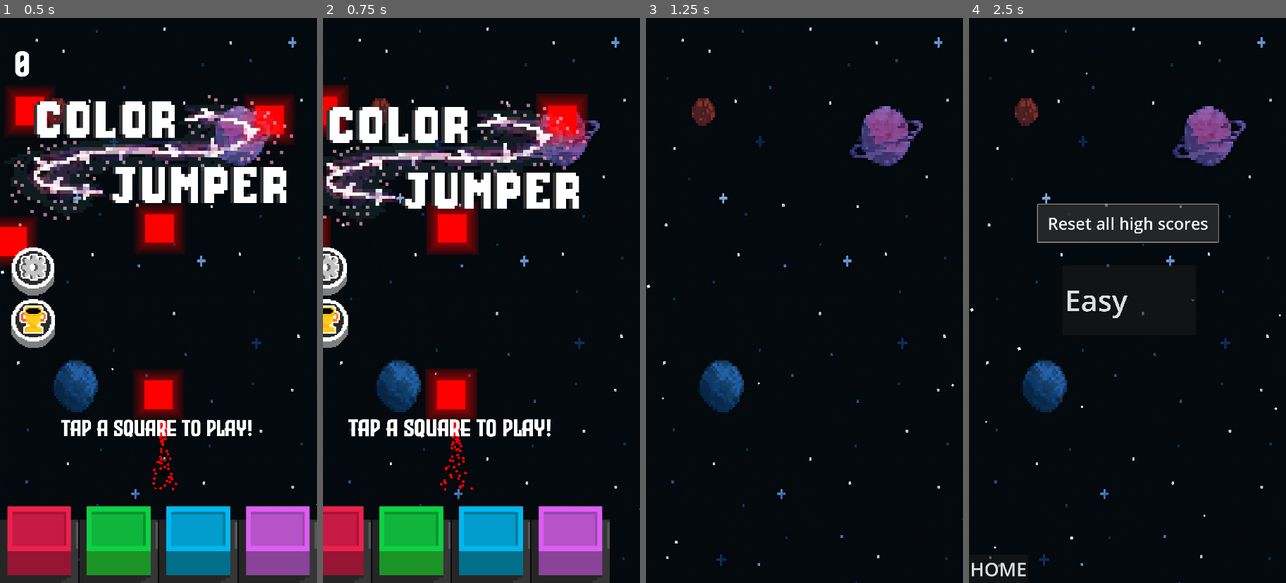
Above: before the commit, frames 1-4 (left to right).
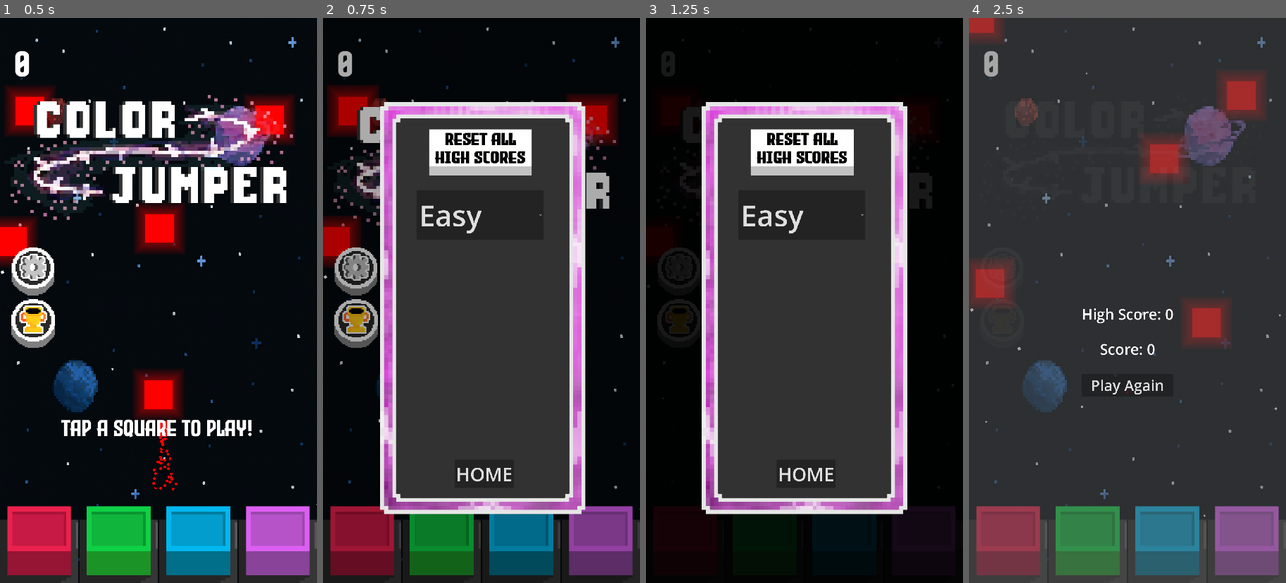
Above: after the commit, the same moments.

Repository: Xavier-Royer/Color-Jumper
Game: Godot game, scene res://Main.tscn
The game is run twice, just before and just after one commit, with the same random seed, the same clock (stepped at 60 frames per second) and the same inputs.
Inputs (mouse positions are in pixels of both pictures, inside the frame that each line leads up to):
- Up to frame 1 (0.5 s): no input
- Up to frame 2 (0.75 s): click (354, 272) at 0.5 s
- Up to frame 3 (1.25 s): no input
- Up to frame 4 (2.5 s): click (1130, 475) at 1.25 s, where only the run after the commit has a clickable "HOME"; click (1127, 221) at 2 s, where only the run before the commit has a clickable "Reset all high scores"

Frame 1 is identical in both runs. In frame 2, 66% of the frame differs, in the area x 0-100%, y 1-100%; in frame 3, 47%; in frame 4, 96%, in the area x 0-100%, y 0-100%.

Commit message:
Change Settings Screen

Diff:
--- a/Main.tscn
+++ b/Main.tscn
@@ -11,8 +11,11 @@
 [ext_resource type="Texture2D" uid="uid://cwt333exr15f6" path="res://textures/redbuttonpressed.png" id="4_lgr22"]
 [ext_resource type="FontFile" uid="uid://b7en6q7besub2" path="res://textures/Evil Empire.otf" id="4_sc1dx"]
 [ext_resource type="Texture2D" uid="uid://bm38el2anmewe" path="res://textures/greenbutton.png" id="5_03owx"]
+[ext_resource type="Texture2D" uid="uid://btu0flseb36rl" path="res://textures/settingsbg.png" id="5_hhcpw"]
+[ext_resource type="Texture2D" uid="uid://cmvvs471qmaks" path="res://textures/default_button.png" id="6_mxvw5"]
 [ext_resource type="Texture2D" uid="uid://b56k5uwmxwgdt" path="res://textures/greenbuttonpressed.png" id="6_wkp8b"]
 [ext_resource type="Texture2D" uid="uid://cacvuyaan4n8t" path="res://textures/bluebutton.png" id="7_c6i3y"]
+[ext_resource type="Texture2D" uid="uid://c1n74euw6fkqc" path="res://textures/default_button_pressed.png" id="7_xrxkg"]
 [ext_resource type="Texture2D" uid="uid://dsb2om7lij48j" path="res://textures/bluebuttonpressed.png" id="8_c2ibq"]
 [ext_resource type="Texture2D" uid="uid://bj45pt6w42xui" path="res://textures/purplebutton.png" id="9_j4qnp"]
 [ext_resource type="Texture2D" uid="uid://bqkd2bxvdospl" path="res://textures/purplebuttonpressed.png" id="10_fpfj3"]
@@ -268,6 +271,21 @@
 transform = Transform2D(1, 0, 0, 1, 1152, 0)
 script = ExtResource("2_c2ibq")
 
+[node name="Background" type="TextureRect" parent="ScreenManager/SettingsScreen"]
+anchors_preset = 8
+anchor_left = 0.5
+anchor_top = 0.5
+anchor_right = 0.5
+anchor_bottom = 0.5
+offset_left = -350.0
+offset_top = -674.0
+offset_right = 350.0
+offset_bottom = 726.0
+grow_horizontal = 2
+grow_vertical = 2
+mouse_filter = 0
+texture = ExtResource("5_hhcpw")
+
 [node name="Difficulty" type="OptionButton" parent="ScreenManager/SettingsScreen"]
 custom_minimum_size = Vector2(300, 100)
 anchors_preset = 8
@@ -275,10 +293,10 @@
 anchor_top = 0.5
 anchor_right = 0.5
 anchor_bottom = 0.5
-offset_left = -222.0
-offset_top = -120.0
-offset_right = 233.0
-offset_bottom = 118.5
+offset_left = -225.0
+offset_top = -375.0
+offset_right = 207.0
+offset_bottom = -206.0
 grow_horizontal = 2
 grow_vertical = 2
 size_flags_horizontal = 4
@@ -296,27 +314,40 @@
 popup/item_3/id = 3
 
 [node name="Home" type="Button" parent="ScreenManager/SettingsScreen"]
-anchors_preset = 2
-anchor_top = 1.0
-anchor_bottom = 1.0
-offset_top = -31.0
-offset_right = 57.0
+anchors_preset = -1
+anchor_left = 0.505
+anchor_top = 0.5
+anchor_right = 0.505
+anchor_bottom = 0.5
+offset_left = -100.400024
+offset_top = 541.0
+offset_right = 100.599976
+offset_bottom = 637.0
 grow_vertical = 0
 theme_override_font_sizes/font_size = 64
 text = "HOME"
 
-[node name="Button" type="Button" parent="ScreenManager/SettingsScreen"]
+[node name="ResetButton" type="TextureButton" parent="ScreenManager/SettingsScreen"]
 anchors_preset = -1
 anchor_left = 0.50100005
 anchor_top = 0.5
 anchor_right = 0.50100005
 anchor_bottom = 0.5
-offset_left = -307.08008
-offset_top = -326.0
-offset_right = 307.91992
-offset_bottom = -199.0
-theme_override_font_sizes/font_size = 56
-text = "Reset all high scores"
+offset_left = -184.08008
+offset_top = -582.0
+offset_right = 165.91992
+offset_bottom = -424.0
+texture_normal = ExtResource("6_mxvw5")
+texture_pressed = ExtResource("7_xrxkg")
+stretch_mode = 0
+
+[node name="NoInteractLayer" type="ColorRect" parent="ScreenManager/SettingsScreen"]
+anchors_preset = 15
+anchor_right = 1.0
+anchor_bottom = 1.0
+grow_horizontal = 2
+grow_vertical = 2
+color = Color(1, 1, 1, 0)
 
 [node name="GameScreen" type="CanvasLayer" parent="ScreenManager"]
 layer = 0
@@ -354,7 +385,7 @@
 label_settings = SubResource("LabelSettings_kjvhd")
 
 [node name="ColorButtons" type="HBoxContainer" parent="ScreenManager/GameScreen/UI"]
-z_index = 4096
+z_index = 10
 layout_mode = 1
 anchors_preset = 12
 anchor_top = 1.0
@@ -475,6 +506,18 @@
 fill_mode = 2
 texture_progress = ExtResource("20_bg4s2")
 
+[node name="ScreenBG" type="ColorRect" parent="ScreenManager/GameScreen/UI"]
+visible = false
+modulate = Color(1, 1, 1, 0)
+z_index = 100
+layout_mode = 1
+anchors_preset = 15
+anchor_right = 1.0
+anchor_bottom = 1.0
+grow_horizontal = 2
+grow_vertical = 2
+color = Color(0, 0, 0, 1)
+
 [node name="RainbowParticles" type="GPUParticles2D" parent="ScreenManager/GameScreen/UI"]
 position = Vector2(1073, -10)
 amount = 150
@@ -601,7 +644,7 @@
 
 [connection signal="item_selected" from="ScreenManager/SettingsScreen/Difficulty" to="ScreenManager/SettingsScreen" method="_on_menu_button_item_selected"]
 [connection signal="pressed" from="ScreenManager/SettingsScreen/Home" to="ScreenManager" method="_on_home_pressed"]
-[connection signal="pressed" from="ScreenManager/SettingsScreen/Button" to="ScreenManager/SettingsScreen" method="_on_settings_button_pressed"]
+[connection signal="pressed" from="ScreenManager/SettingsScreen/ResetButton" to="ScreenManager/SettingsScreen" method="_on_settings_button_pressed"]
 [connection signal="pressed" from="ScreenManager/GameScreen/UI/Settings" to="ScreenManager" method="_on_settings_pressed"]
 [connection signal="screen_exited" from="ScreenManager/GameScreen/Objects/Player/VisibleOnScreenNotifier2D" to="ScreenManager/GameScreen/Objects/Player" method="_on_visible_on_screen_notifier_2d_screen_exited"]
 [connection signal="finished" from="ScreenManager/GameScreen/Objects/Player/GPUParticles2D" to="ScreenManager/GameScreen/Objects/Player" method="_on_gpu_particles_2d_finished"]
--- a/game_screen.gd
+++ b/game_screen.gd
@@ -34,10 +34,10 @@
 var gameSpeed = baseGameSpeed
 var blocksSpawned = 0
 
-var spikeSpawnRate = 15 # percentage out of 100 that one spawns
-var coinSpawnRate = 20 # percentage out of 100 that one spawns
-var rainbowSpawnRate = 1 # percentage out of 100 that one spawns
-var randomColorRate = 30 # percentage out of 100 that one spawns
+var spikeSpawnRate = 150 # percentage out of 1000 that one spawns
+var coinSpawnRate = 200 # percentage out of 1000 that one spawns
+var rainbowSpawnRate = 5 # percentage out of 1000 that one spawns
+var randomColorRate = 300 # percentage out of 1000 that one spawns
 
 var rainbowOver = false
 var particleSpeed = 3
--- a/screen_manager.gd
+++ b/screen_manager.gd
@@ -2,6 +2,8 @@
 @onready var currentScreen = $GameScreen
 var onScreenPosition = Vector2(0,0)
 @onready var offScreenPosition = Vector2(Globals.screenSize.x,0)
+
+var screenOpen = false;
 
 
 
@@ -13,20 +15,32 @@
 func next_screen(nextScreen):
 	#screen transition
 	var screenTransition = create_tween()
-	screenTransition.set_ease(Tween.EASE_IN)
-	screenTransition.set_trans(Tween.TRANS_BACK)
-	screenTransition.tween_property(currentScreen, "offset", offScreenPosition,.5)
-	await screenTransition.finished
+	if screenOpen:
+		$SettingsScreen/NoInteractLayer.visible = true
+		screenTransition.set_ease(Tween.EASE_IN)
+		screenTransition.set_trans(Tween.TRANS_BACK)
+		screenTransition.tween_property(currentScreen, "offset", offScreenPosition,.5)
+		var bg_transition = create_tween()
+		bg_transition.set_ease(Tween.EASE_IN)
+		bg_transition.tween_property($GameScreen/UI/ScreenBG, "modulate:a", 0, 0.5)
+		await screenTransition.finished
+		$GameScreen/UI/ScreenBG.visible = false
 
-	currentScreen.visible = false
-	nextScreen.visible = true
-
-	screenTransition = create_tween()
-	screenTransition.set_ease(Tween.EASE_IN)
-	screenTransition.set_trans(Tween.TRANS_BACK)
-	screenTransition.tween_property(nextScreen, "offset", onScreenPosition,.5)
-	currentScreen = nextScreen
-	await screenTransition.finished
+	#currentScreen.visible = false
+	#nextScreen.visible = true
+	if not screenOpen:
+		$GameScreen/UI/ScreenBG.visible = true
+		screenTransition = create_tween()
+		screenTransition.set_ease(Tween.EASE_OUT)
+		screenTransition.set_trans(Tween.TRANS_BACK)
+		screenTransition.tween_property(nextScreen, "offset", onScreenPosition,0.5)
+		currentScreen = nextScreen
+		var bg_transition = create_tween()
+		bg_transition.set_ease(Tween.EASE_OUT)
+		bg_transition.tween_property($GameScreen/UI/ScreenBG, "modulate:a", 0.9, 0.5)
+		await screenTransition.finished
+		$SettingsScreen/NoInteractLayer.visible = false
+	screenOpen = not screenOpen
 
 
 
Not shown: 1 places in Main.tscn that only renumber resources
Not shown, changed: icon.svg.import
Not shown, changed: textures/BackGround.png.import
Not shown, changed: textures/Coin.png.import
Not shown, changed: textures/Evil Empire.otf.import
Not shown, changed: textures/Iphone.png.import
Not shown, changed: textures/ScaledDownCoin.png.import
Not shown, changed: textures/ScaledDownSpike.png.import
Not shown, changed: textures/bluebutton.png.import
Not shown, changed: textures/bluebuttonpressed.png.import
Not shown, changed: textures/colorjumper_logo.png.import
Binary file added: textures/default_button.png
(and 20 more such lines)
